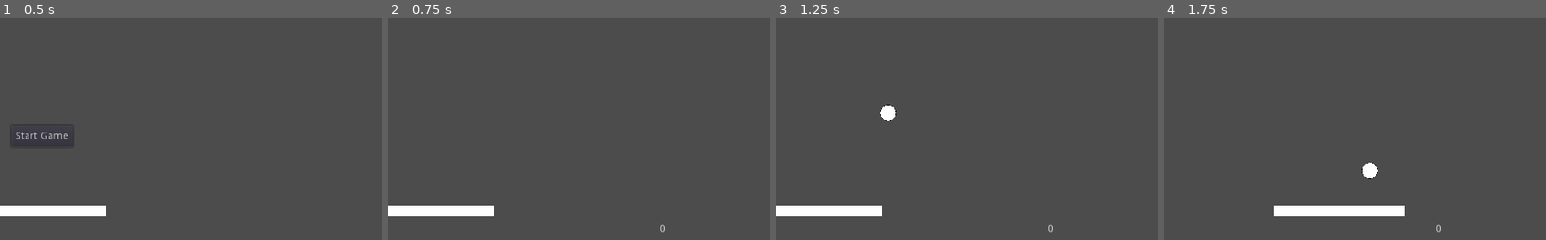
Above: before the commit, frames 1-4 (left to right).
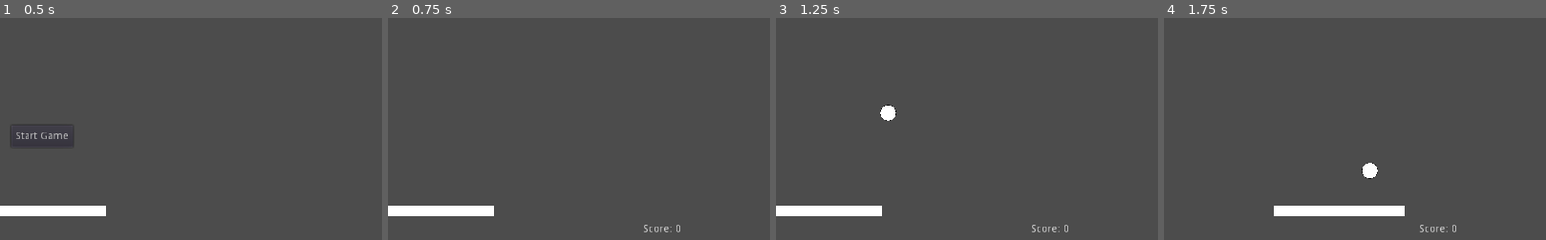
Above: after the commit, the same moments.

Repository: Santyru-C/Breakout-clone
Game: Godot game, scene res://Main.tscn
Same seed, same stepped clock (60 frames per second), same inputs: the game is played once before the commit and once after it.
Inputs:
- Up to frame 1 (0.5 s): no input
- Up to frame 2 (0.75 s): click "Start Game" at 0.5 s
- Up to frame 3 (1.25 s): no input
- Up to frame 4 (1.75 s): hold Right (ui_right) from 1.28 s (still down)
The pictures show only the part of the screen within x 45-95%, y 47-97%; the shares and areas given below are measured in that part.

Frame 1 is identical in both runs. In frame 2, 0.1% of the frame differs, in the area x 67-77%, y 93-97%; in frame 3, 0.1%; in frame 4, 0.1%.

Commit message:
add score saving functionality

Diff:
--- a/gamefiles/Main.gd
+++ b/gamefiles/Main.gd
@@ -2,6 +2,21 @@
 
 var ball_scene = load("res://scenes/ball.tscn")
 var score = 0
+const SAVE_FILE = "user://save_file.dat"
+
+func save_highscore(highscore):
+	var file = File.new()
+	file.open("user://save_file.dat", File.WRITE)
+	file.store_string(highscore)
+	file.close()
+
+func load_highscore():
+	var file = File.new()
+	file.open("user://save_file.dat", File.READ)
+	var content = file.get_as_text()
+	file.close()
+	return content
+
 func update_life_display():
 	var format_text = "Lifes: %s"
 	var player_lifes = $paddle.lifes
@@ -48,7 +63,7 @@
 func update_score(destroyed_brick):
 	var brick = destroyed_brick.get_name().get_slice("@", 1)
 	score += get_score(brick)
-	$HUD/score_display.text = str(score)
+	$HUD/score_display.text = "Score: %s" % str(score)
 
 func call_for_ball():
 	var ball = ball_scene.instance()
@@ -61,7 +76,7 @@
 	$paddle.lifes = 3
 	$paddle.speed = 400
 	score = 0
-	$HUD/score_display.text = "0"
+	$HUD/score_display.text = "Score: 0"
 
 func new_game():
 	$HUD.toggle($HUD/start_button)
@@ -73,10 +88,16 @@
 	call_for_ball()
 
 func game_over():
+	var current_highscore = load_highscore()
+	if int(current_highscore) >= score:
+		print(current_highscore)
+	else:
+		print(score)
+		save_highscore(str(score))
 	$paddle.speed = 0
 	get_tree().call_group("bricks", "queue_free")
 	$HUD/main_display.text = "Game Over!"
-	$HUD/final_score.text = "Final Score: %s" % str(score)
+	$HUD/final_score.text = "Score: %s" % str(score)
 	$HUD.toggle($HUD/start_button)
 	$HUD.toggle($HUD/main_display)
 	$HUD.toggle($HUD/final_score)
